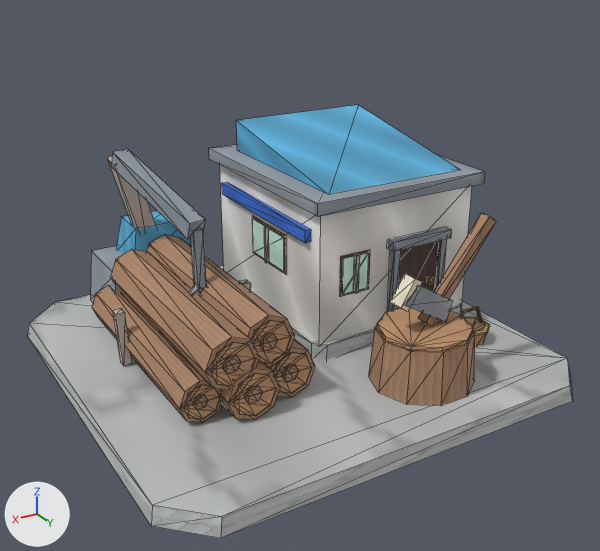
The glTF model Assets/GodSim/Art/Models/Buildings/Human/Extraction/bld_human_woodcutter_camp_future_v0.glb, before and after one commit.
The view is the same before and after, from a camera (50 mm lens) standing at (0.793, 1.376, 0.864) and looking at (0.003, 0.059, 0.206). The axes (+X, +Y, +Z) are drawn at lower left. The lights are the same throughout. The picture after the commit comes second. Mesh edges are drawn as thin lines. Vertices at exactly the same position are counted once.

The first picture shows 'LOD0'.
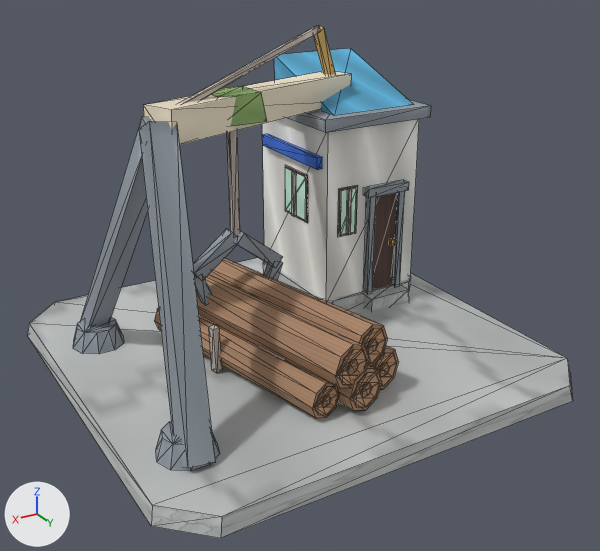
Pixel boxes (x1, y1, x2, y2) of what changed, in the pictures (600 x 551 px; the box of a moved part takes in the faces that stretch with it):
'LOD0', reshaped (18% taller): before (28, 105, 573, 538); after (28, 25, 573, 538)
part 1 of me_lod0, moved or reshaped: before (209, 144, 485, 217); after (288, 100, 431, 133)
part 2 of me_lod0, moved or reshaped: before (427, 276, 434, 284); after (262, 118, 419, 301)
part 3 of me_lod0, moved or reshaped: before (236, 105, 460, 194); after (274, 48, 414, 115)
part 4 of me_lod0, moved or reshaped (not visible before): after (363, 285, 409, 311)
part 5 of me_lod0, moved or reshaped: before (388, 227, 452, 252); after (364, 180, 409, 198)
part 6 of me_lod0, moved or reshaped: before (434, 239, 447, 291); after (392, 191, 405, 287)
part 7 of me_lod0, moved or reshaped: before (220, 165, 472, 347); after (389, 238, 396, 246)
part 8 of me_lod0, moved or reshaped: before (388, 250, 401, 311); after (364, 197, 376, 295)
part 9 of me_lod0, moved or reshaped: before (353, 255, 360, 293); after (346, 188, 352, 235)
part 10 of me_lod0, moved or reshaped: before (222, 183, 311, 243); after (262, 134, 322, 170)
part 11 of me_lod0, moved or reshaped: before (264, 227, 269, 263); after (292, 171, 296, 217)
part 12 of me_lod0, moved or reshaped (not visible afterwards): before (191, 228, 207, 289)
part 13 of me_lod0, added: after (227, 131, 240, 238)
part 14 of me_lod0, moved or reshaped: before (113, 308, 132, 366); after (209, 324, 222, 373)
part 15 of me_lod0, rebuilt: before (289, 304, 462, 359); after (263, 261, 410, 310)
part 16 of me_lod0, rebuilt: before (270, 339, 315, 397); after (154, 308, 339, 418)
part 17 of me_lod0, deleted: before (90, 149, 496, 419)
part 18 of me_lod0, built on: before (92, 234, 475, 422); after (73, 25, 399, 471)

Diff of the bpy script that builds the scene:
```diff
--- a/Assets/GodSim/Art/Models/Buildings/Human/Extraction/bld_human_woodcutter_camp_future_v0.glb.py
+++ b/Assets/GodSim/Art/Models/Buildings/Human/Extraction/bld_human_woodcutter_camp_future_v0.glb.py
@@ me_lod0 @@
-me_lod0.from_pydata(...)  # 564 vertices, 825 faces; spans x -0.46..0.46, y -0.452..0.452, z 0.0..0.444
+me_lod0.from_pydata(...)  # 514 vertices, 758 faces; spans x -0.46..0.46, y -0.452..0.452, z 0.0..0.656
+# me_lod0 part 1: the loose piece of 8 vertices spanning x -0.412..0.002, y -0.352..0.123, z 0.349..0.375 is scaled about its middle by (0.663, 0.684, 1), then moved by (-0.055, -0.095, 0.11)
+# me_lod0 part 2: the loose piece of 8 vertices spanning x -0.295..-0.284, y 0.11..0.119, z 0.144..0.157 is scaled about its middle by (20.9, 30.5, 29.6), then moved by (0.03, -0.324, 0.109)
+# me_lod0 part 3: the loose piece of 6 vertices spanning x -0.379..-0.045, y -0.302..0.086, z 0.374..0.444 is scaled about its middle by (0.632, 0.659, 1.31), then moved by (-0.055, -0.095, 0.121)
+# me_lod0 part 4: the loose piece of 8 vertices spanning x -0.332..-0.177, y 0.094..0.148, z 0.0..0.062 is scaled about its middle by (0.729, 1, 1), then moved by (-0.037, -0.17, 0.0)
+# me_lod0 part 5: the loose piece of 8 vertices spanning x -0.331..-0.178, y 0.102..0.124, z 0.242..0.261 is scaled about its middle by (0.725, 1, 1), then moved by (-0.037, -0.17, 0.057)
+# me_lod0 part 6: the loose piece of 8 vertices spanning x -0.323..-0.308, y 0.102..0.119, z 0.062..0.25 is scaled about its middle by (1, 1, 1.3), then moved by (-0.016, -0.17, 0.029)
+# me_lod0 part 7: the loose piece of 8 vertices spanning x -0.395..-0.015, y -0.335..0.105, z 0.06..0.35 is scaled about its middle by (0.0303, 0.0216, 0.0466), then moved by (-0.109, 0.06, -0.028)
+# me_lod0 part 8: the loose piece of 8 vertices spanning x -0.201..-0.186, y 0.102..0.119, z 0.062..0.25 is scaled about its middle by (1, 1, 1.3), then moved by (-0.058, -0.17, 0.029)
+# me_lod0 part 9: the loose piece of 8 vertices spanning x -0.1..-0.093, y 0.109..0.117, z 0.166..0.247 is scaled about its middle by (1, 1, 1.3), then moved by (-0.095, -0.17, 0.065)
+# me_lod0 part 10: the loose piece of 8 vertices spanning x -0.015..-0.002, y -0.3..0.07, z 0.278..0.303 is scaled about its middle by (1, 0.659, 1), then moved by (-0.125, -0.095, 0.091)
+# me_lod0 part 11: the loose piece of 8 vertices spanning x -0.011..-0.003, y -0.101..-0.094, z 0.176..0.257 is scaled about its middle by (1, 1, 1.3), then moved by (-0.125, -0.095, 0.068)
+# me_lod0 part 12: the loose piece of 8 vertices spanning x 0.186..0.204, y -0.014..0.011, z 0.195..0.32 is multiplied about its middle by the matrix ((0.773, 0.173, 0.068), (0.178, -0.772, -0.061), (0.053, 0.074, -0.79)), then moved by (-0.224, -0.001, -0.172)
+# me_lod0 part 13: a new loose piece, a box spanning x 0.09..0.104, y -0.044..-0.03, z 0.278..0.515, in mat_godsim_buildings
+# me_lod0 part 14: the loose piece of 8 vertices spanning x 0.323..0.349, y -0.084..-0.061, z 0.036..0.157 is turned 13 degrees about the z axis through its middle and scaled by 0.83, then moved by (-0.146, 0.12, -0.011)
+# me_lod0 part 15: the loose piece of 16 vertices spanning x -0.405..-0.004, y -0.345..0.116, z 0.026..0.066 is rebuilt with 16 vertices and now spans x -0.391..-0.13, y -0.366..-0.054, z 0.026..0.066
+# me_lod0 part 16: the loose piece of 16 vertices spanning x 0.06..0.166, y -0.271..0.209, z 0.035..0.141 is rebuilt with 16 vertices and now spans x 0.058..0.236, y -0.177..0.308, z 0.035..0.106
+# me_lod0 part 17: 33 loose pieces with 330 vertices, spanning x -0.377..0.326, y -0.415..0.362, z 0.0..0.422, are deleted
+# me_lod0 part 18: 84 vertices removed from x -0.249..0.334, y -0.28..0.373, z 0.032..0.219; 356 vertices added at x -0.327..0.405, y -0.359..0.327, z 0.019..0.656
 me_lod0.materials.append(mat_godsim_buildings)
```
